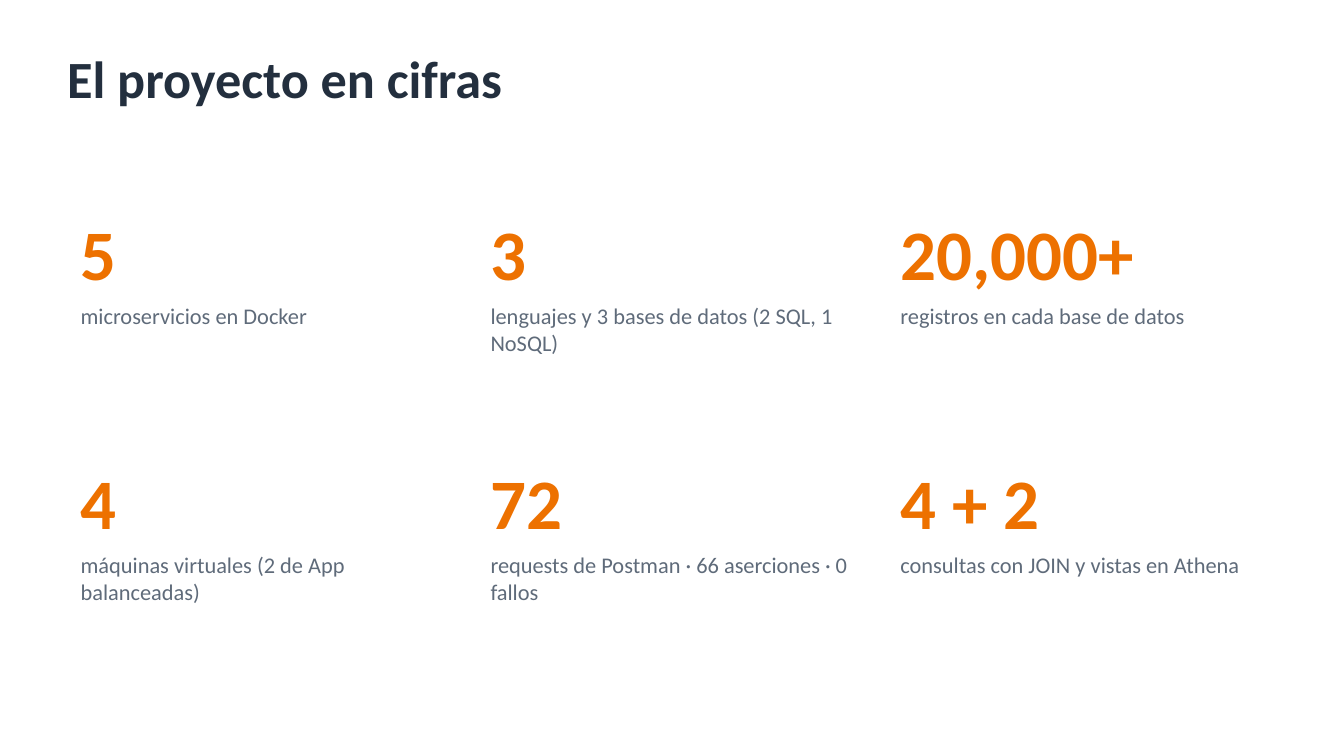
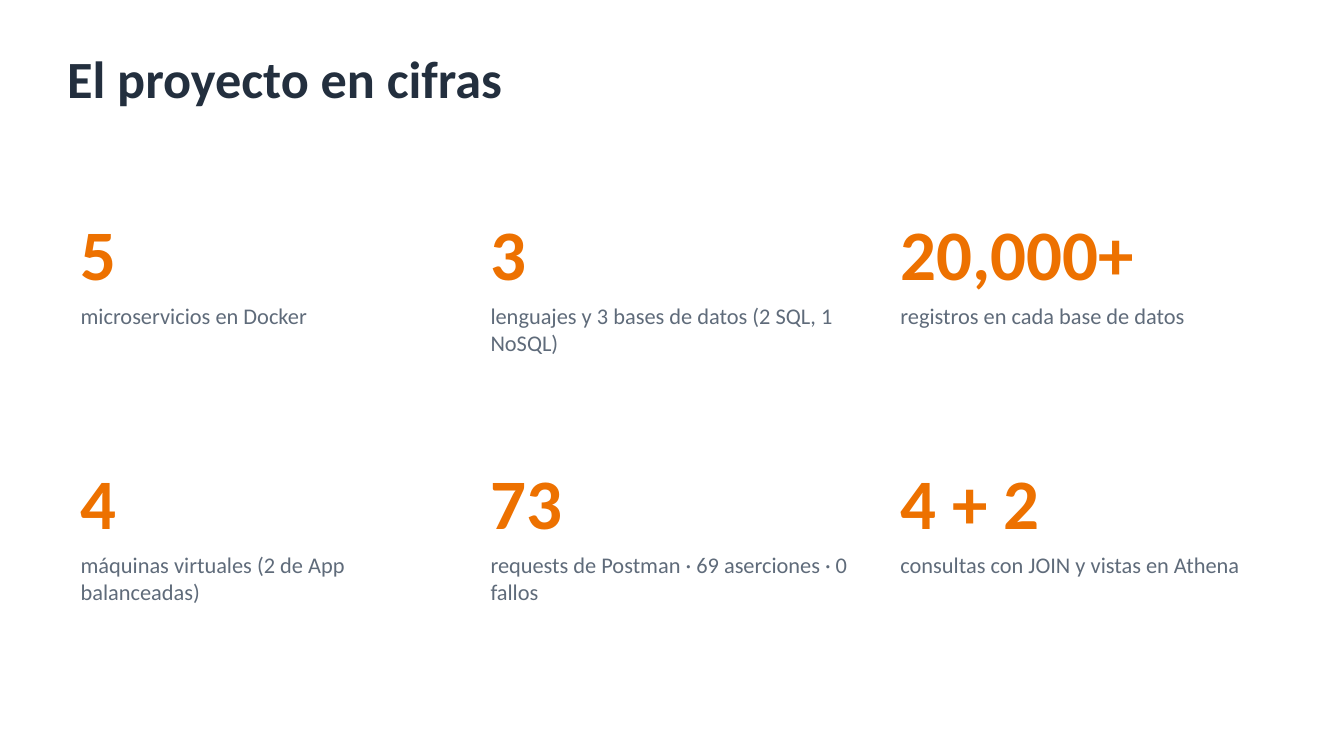
Before and after one commit to miguelespinozaa-ship-it/ProeyctParcialProp, a slide deck: slide 3 of entregables/Presentacion-Delivery-Cloud.pptx. Drawn at 1344x756 pixels with LibreOffice and Linux fonts; fonts in the diff are those of the drawing. Boxes give left, top, right and bottom in pixels: in the first picture for what was removed or moved away, otherwise in the second. Text is boxed around its words. In the diff, an @@ line names an element or a change of style, - is before the commit and + after.

```diff
--- a/entregables/Presentacion-Delivery-Cloud.pptx
+++ b/entregables/Presentacion-Delivery-Cloud.pptx
@@ text at bbox=[491, 482, 563, 530]: text changed @@
-72
+73
@@ text at bbox=[491, 557, 847, 600]: text changed @@
-requests de Postman · 66 aserciones · 0 fallos
+requests de Postman · 69 aserciones · 0 fallos
```
Also in this commit, not shown: 1 other slide changed, 4 other files.
